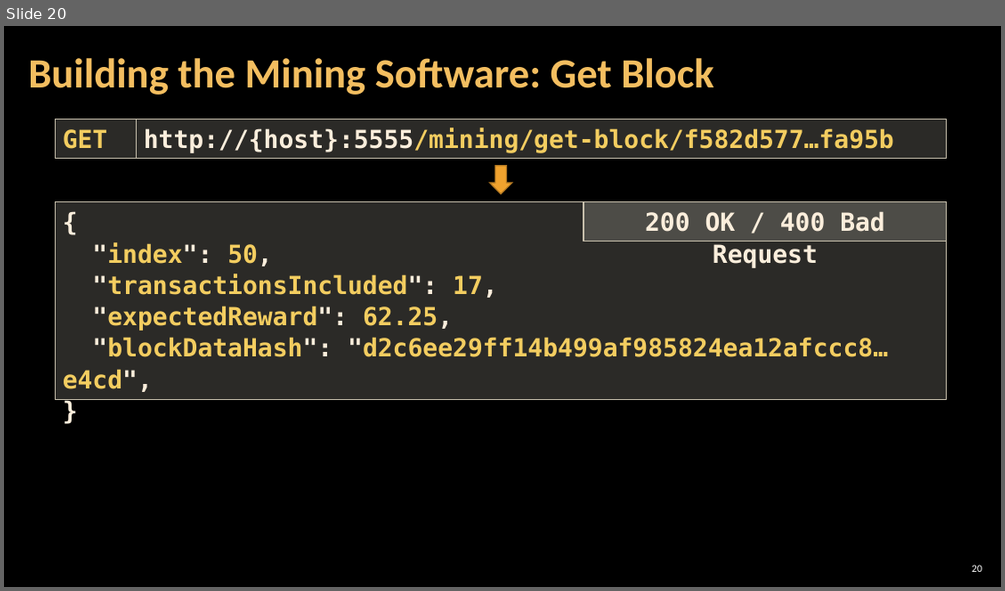
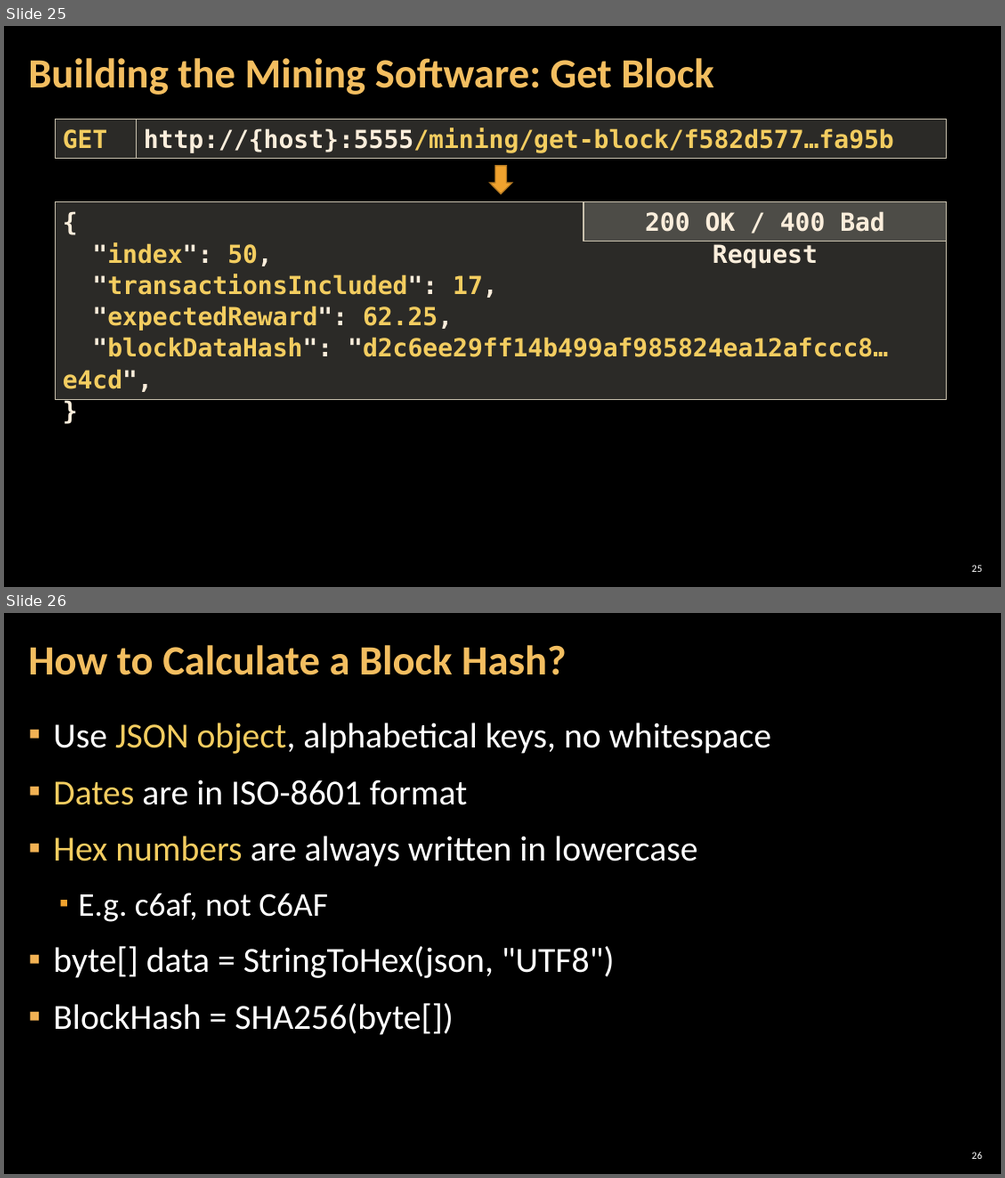
Before and after one commit to MrPIvanov/SoftUni, a slide deck: Bonus Courses/01-Blockchain Dev Camp/06-REVIEW OF THE WEEK #1/4. Build-a-Blockchain.pptx. Shown one above the other, each under a label of ours: slide 20 before the commit, slides 25 and 26 after it. The pictures are 1005x591 and 1005x1178 pixels, drawn with LibreOffice and Linux fonts; fonts in the diff are those of the drawing; background and template pictures are left out. Boxes give left, top, right and bottom in pixels: in the first picture for what was removed or moved away, otherwise in the second. Text is boxed around its words. In the diff, an @@ line names an element or a change of style, - is before the commit and + after.

```diff
--- a/Bonus Courses/01-Blockchain Dev Camp/06-REVIEW OF THE WEEK #1/4. Build-a-Blockchain.pptx
+++ b/Bonus Courses/01-Blockchain Dev Camp/06-REVIEW OF THE WEEK #1/4. Build-a-Blockchain.pptx
@@ slide 26 added at <box>4,613,1001,1174</box>, background picture (left out) @@
@@ title added at <box>28,645,566,675</box>, 40 pt, text #F3BE60, bold @@
+How to Calculate a Block Hash?
@@ text added at <box>53,722,771,1035</box>, 34 pt, text #FFFFFF @@
+▪ Use JSON object, alphabetical keys, no whitespace
+▪ Dates are in ISO-8601 format
+▪ Hex numbers are always written in lowercase
+  ▪ E.g. c6af, not C6AF
+▪ byte[] data = StringToHex(json, "UTF8")
+▪ BlockHash = SHA256(byte[])
@@ page number added at <box>971,1151,982,1159</box>, 10 pt, text #FFFFFF @@
+26
@@ what was slide 20 is now slide 25 @@
@@ page number at <box>971,564,982,572</box>: text changed @@
-20
+25
```
Also in this commit, not shown: 11 slides changed, 9 other slides added, 3 slides removed, 34 other files.
